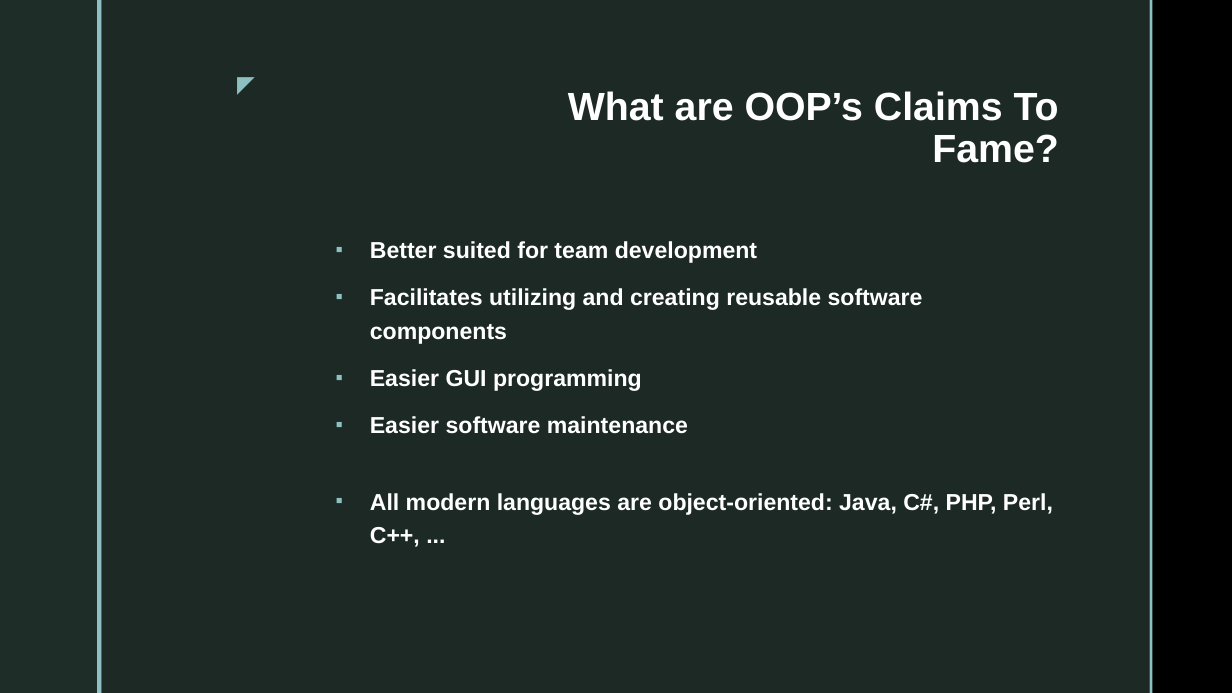
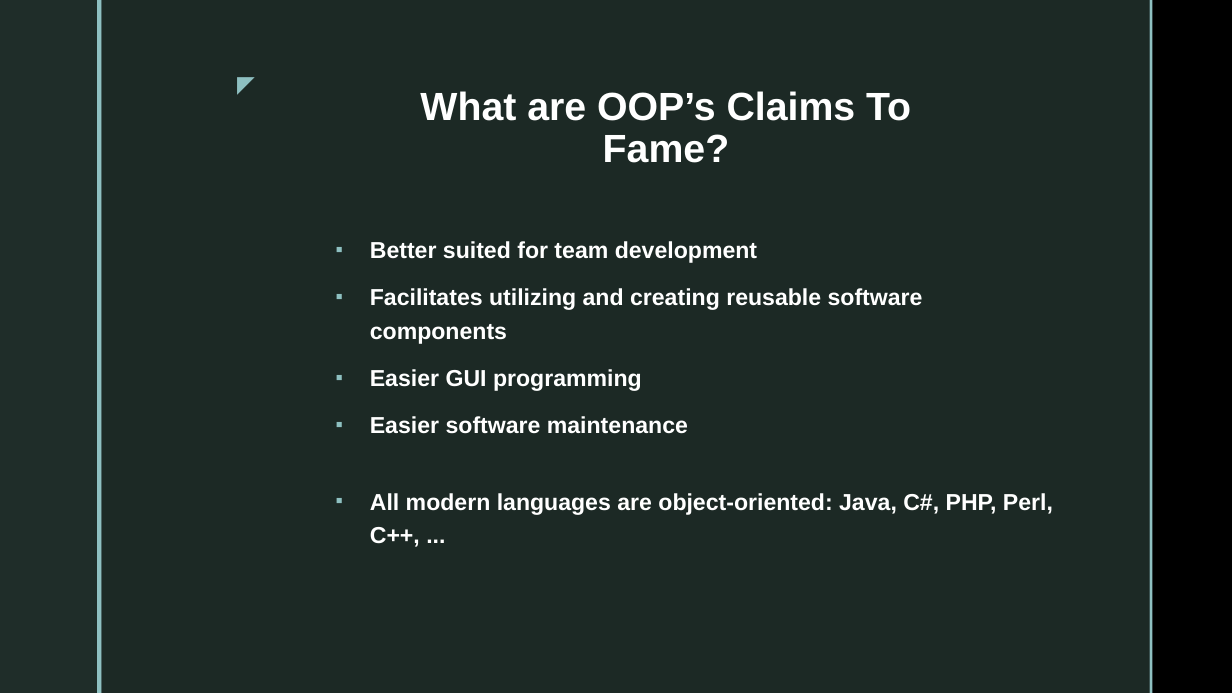
Before and after one commit to GiselleMartinez006/BryanUniversity_Associate, a slide deck: slide 5 of ASF-200/Week1/Review of Object Oriented Programming.pptx. Drawn at 1232x693 pixels with LibreOffice and Linux fonts; fonts in the diff are those of the drawing; background and template pictures are left out. Boxes give left, top, right and bottom in pixels: in the first picture for what was removed or moved away, otherwise in the second. Text is boxed around its words. In the diff, an @@ line names an element or a change of style, - is before the commit and + after.

```diff
--- a/ASF-200/Week1/Review of Object Oriented Programming.pptx
+++ b/ASF-200/Week1/Review of Object Oriented Programming.pptx
@@ title "What are OOP’s Claims To ..." at [420,91,911,163]: alignment right to centre @@
```
Also in this commit, not shown: 3 other slides changed, 5 other files.
